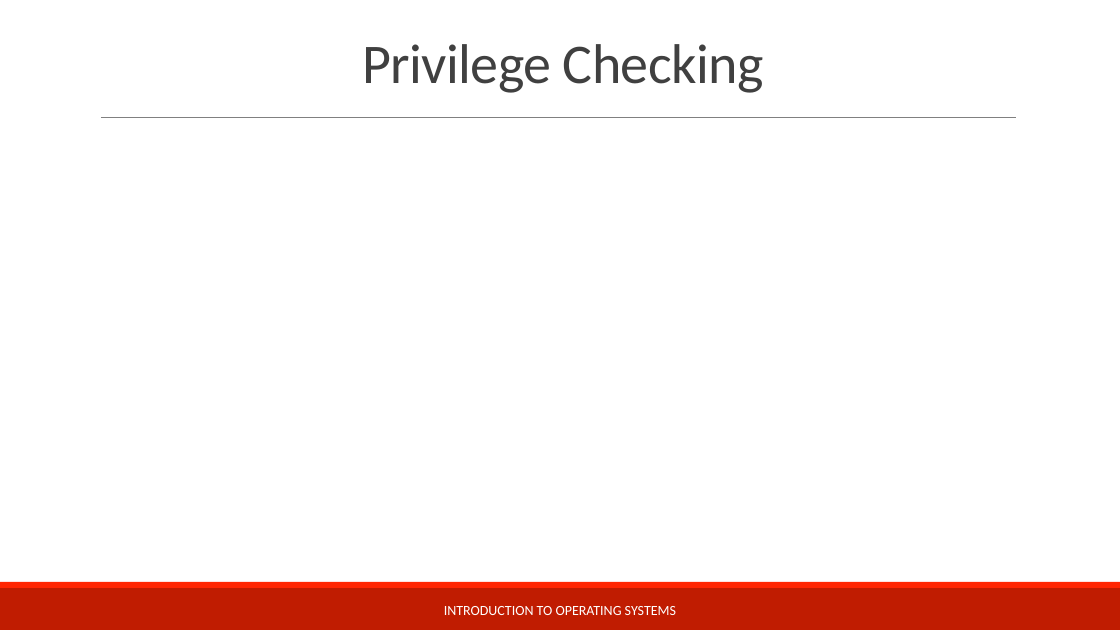
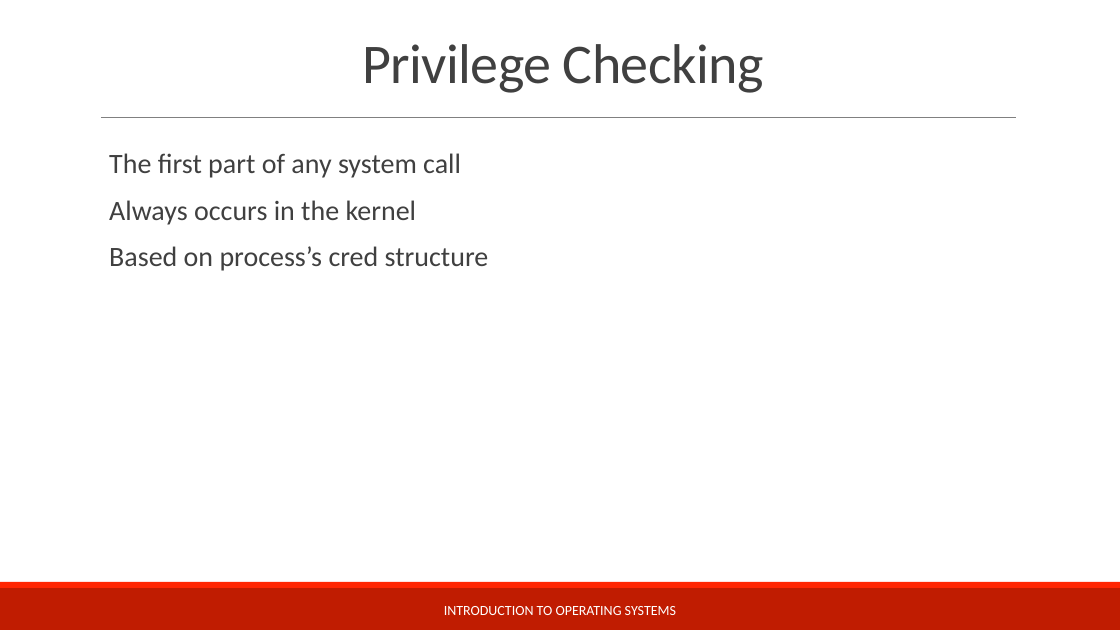
Before and after one commit to teachbsd/course, a slide deck: slide 21 of undergraduate/lectures/security.pptx (slide 23 before the commit). Drawn at 1120x630 pixels with LibreOffice and Linux fonts; fonts in the diff are those of the drawing; background and template pictures are left out. Boxes give left, top, right and bottom in pixels: in the first picture for what was removed or moved away, otherwise in the second. Text is boxed around its words. In the diff, an @@ line names an element or a change of style, - is before the commit and + after.

Commit message:
First teaching of Device Drivers and Security sections at Darmstadt Feb 2017

```diff
--- a/undergraduate/lectures/security.pptx
+++ b/undergraduate/lectures/security.pptx
@@ text added at bbox=[109, 153, 489, 271], 24 pt, text #404040 @@
+  The first part of any system call
+  Always occurs in the kernel
+  Based on process’s cred structure
```
Also in this commit, not shown: 12 other slides changed, 2 slides removed, 1 other file.
